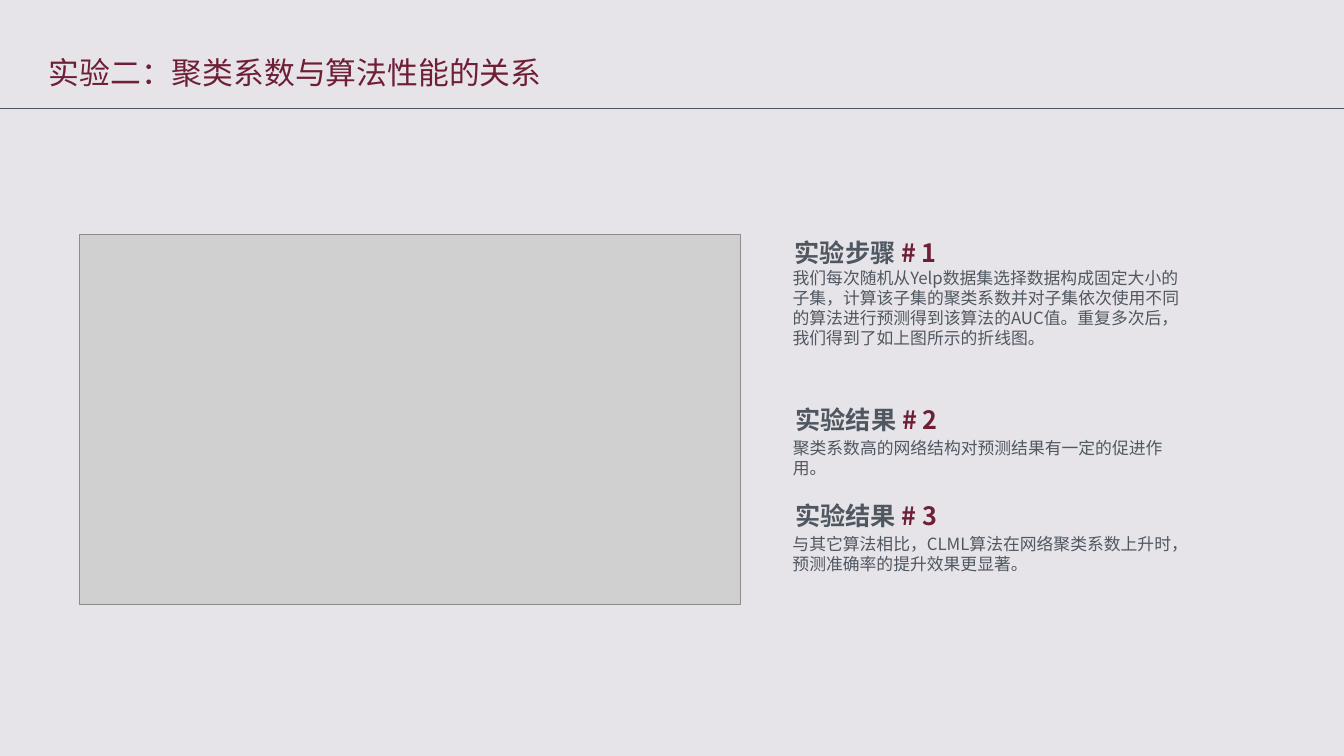
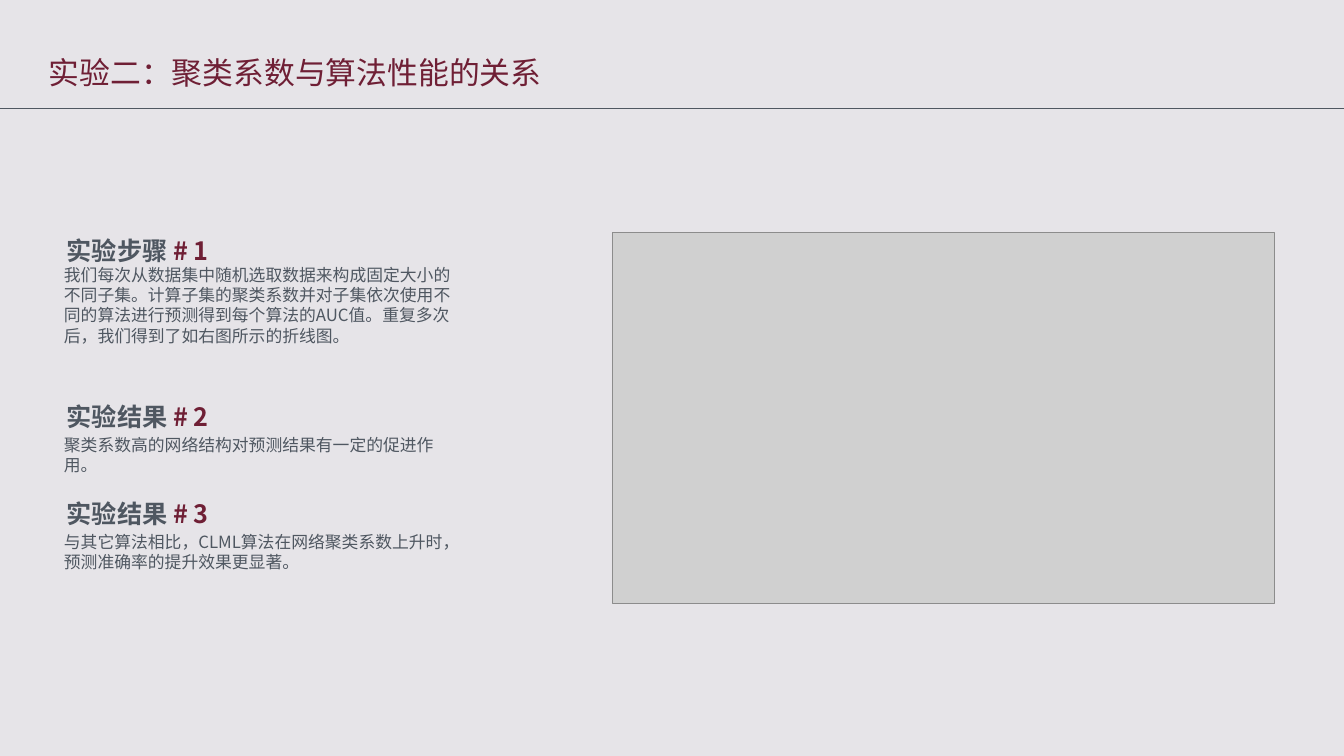
Before and after one commit to NKcqx/NKUBachelorThesis, a slide deck: slide 9 of 答辩/正式答辩.pptx (slide 8 before the commit). Drawn at 1344x756 pixels with LibreOffice and Linux fonts; fonts in the diff are those of the drawing; grey boxes stand for pictures. Boxes give left, top, right and bottom in pixels: in the first picture for what was removed or moved away, otherwise in the second. Text is boxed around its words. In the diff, an @@ line names an element or a change of style, - is before the commit and + after.

```diff
--- a/答辩/正式答辩.pptx
+++ b/答辩/正式答辩.pptx
@@ text "实验步骤 # 1": place and size @@
-text "实验步骤 # 1" at (795, 240, 937, 264)
+text "实验步骤 # 1" at (67, 238, 209, 262)
@@ picture: place and size @@
-picture at (79, 234, 740, 605)
+picture at (613, 232, 1274, 603)
@@ text at (64, 267, 450, 344): text changed @@
-我们每次随机从Yelp数据集选择数据构成固定大小的子集，计算该子集的聚类系数并对子集依次使用不同的算法进行预测得到该算法的AUC值。重复多次后，我们得到了如上图所示的折线图。
+我们每次从数据集中随机选取数据来构成固定大小的不同子集。计算子集的聚类系数并对子集依次使用不同的算法进行预测得到每个算法的AUC值。重复多次后，我们得到了如右图所示的折线图。
@@ 3 texts: place and size @@
-3 texts at (793, 407, 1163, 527)
+3 texts at (64, 404, 434, 525)
@@ text "与其它算法相比，CLML算法在网络聚类系数上升时，预测准确率的提升效果更显著。": place and size @@
-text "与其它算法相比，CLML算法在网络聚类系数上升时，预测准确率的提升效果更显著。" at (792, 536, 1187, 572)
+text "与其它算法相比，CLML算法在网络聚类系数上升时，预测准确率的提升效果更显著。" at (64, 534, 459, 570)
```
Also in this commit, not shown: 6 other slides changed, 1 slide added, 18 other files.
